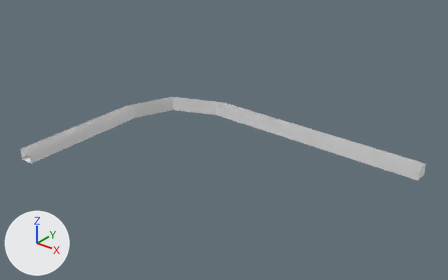
The Blender file Assets/3D Objects/untitled.blend as it was, and as the next commit left it.
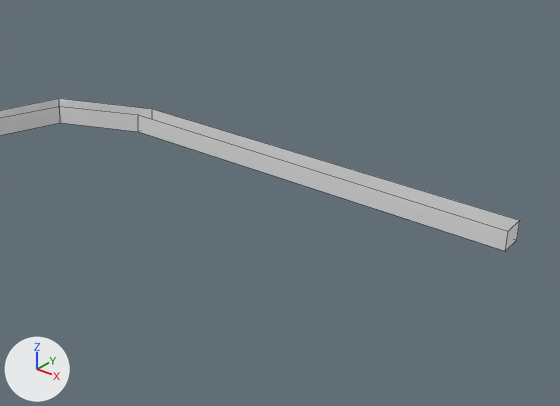
The first picture shows the older version from a camera (50 mm lens) standing at (84.0, -60.9, 48.0) and looking at (26.0, 11.6, 3.0). The close-ups show both versions on the part from 31% to 100% of the width and 15% to 95% of the height of that picture. Every picture has the same lights, and +X, +Y and +Z are marked at lower left. The close-ups show mesh edges as thin lines.
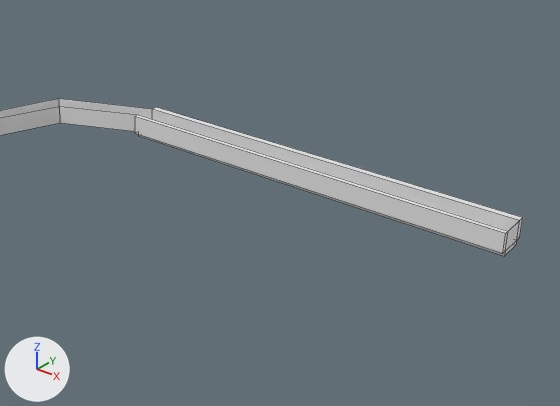
What differs and where, as boxes (x1, y1, x2, y2) in the close-ups (560 x 406 px):
'Cube.002', modifiers changed
    before: (138, 115, 508, 251)
    after: (135, 115, 508, 253)
'Cube.001', modifiers changed (8% taller)
    before: (152, 109, 520, 231)
    after: (152, 107, 523, 239)
'Cube.003', modifiers changed (not visible before)
    after: (138, 134, 517, 256)

The change in detail:
Object 'Cube.001' (ob_cube_001) gains a SOLIDIFY modifier named 'Solidify'.
Modifier setting: thickness = 0.69.
Object 'Cube.002' (ob_cube_002) gains a SOLIDIFY modifier named 'Solidify'.
Modifier setting: thickness = 0.5.
Object 'Cube.003' (ob_cube_003) gains a SOLIDIFY modifier named 'Solidify'.
Modifier setting: thickness = 0.5.
